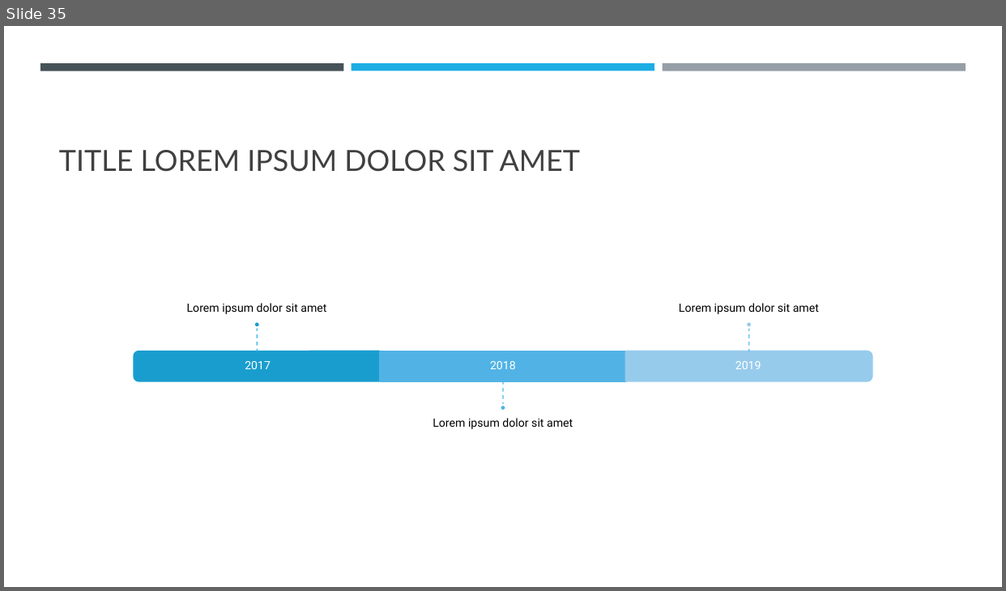
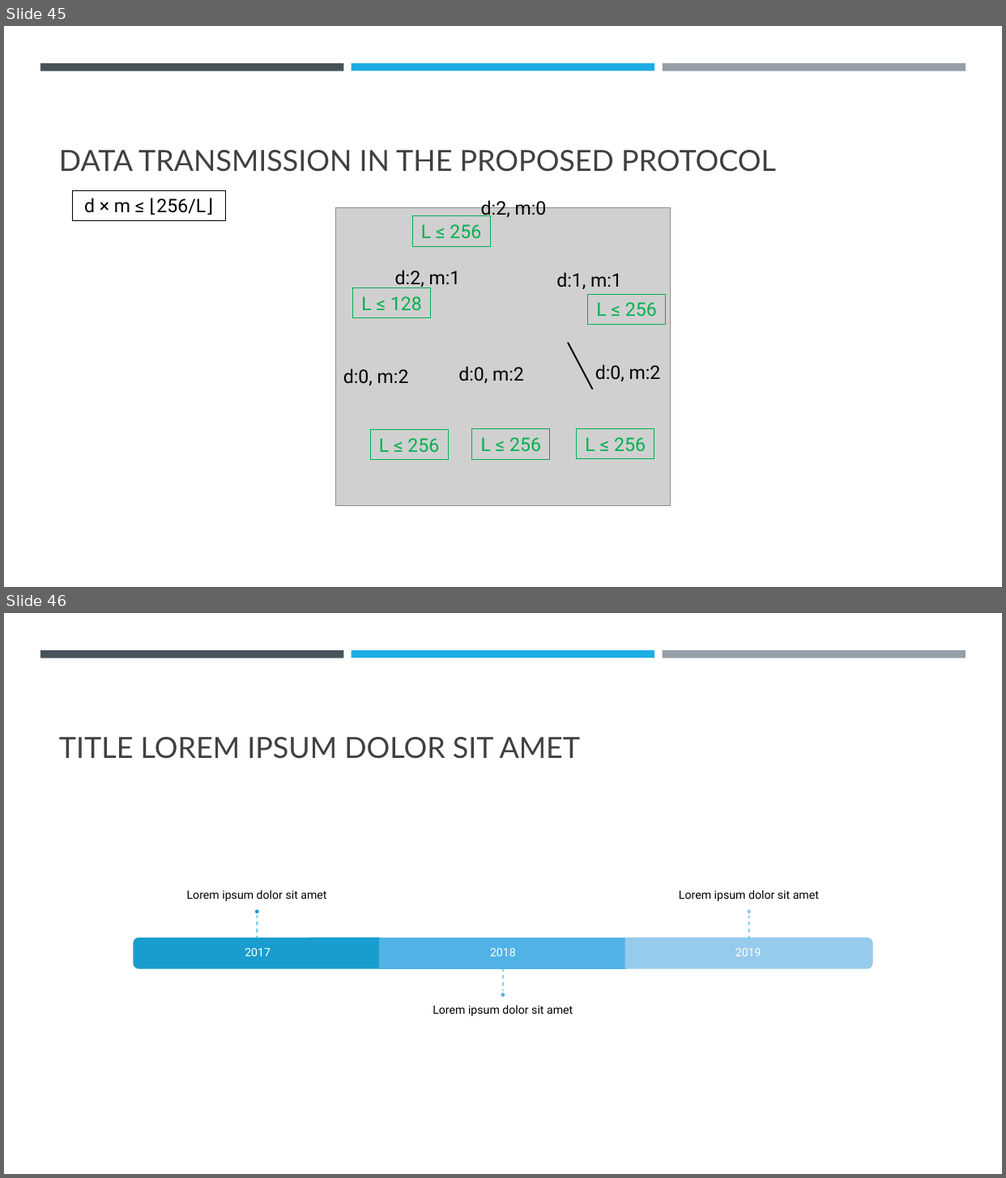
Before and after one commit to Wanarut/Review_literature, a slide deck: Multi-Hop LoRa Network Protocol with Minimized Latency.pptx. Shown one above the other, each under a label of ours: slide 35 before the commit, slides 45 and 46 after it. The pictures are 1006x591 and 1006x1178 pixels, drawn with LibreOffice and Linux fonts; fonts in the diff are those of the drawing; grey boxes stand for pictures. Boxes give left, top, right and bottom in pixels: in the first picture for what was removed or moved away, otherwise in the second. Text is boxed around its words. In the diff, an @@ line names an element or a change of style, - is before the commit and + after.

```diff
--- a/Multi-Hop LoRa Network Protocol with Minimized Latency.pptx
+++ b/Multi-Hop LoRa Network Protocol with Minimized Latency.pptx
@@ slide 45 added at <box>4,26,1002,587</box>, background #FFFFFF; not listed: 3 template elements that a slide beside it also shows @@
@@ title added at <box>59,150,776,172</box>, 28 pt, text #404040 @@
+DATA TRANSMISSION IN THE PROPOSED PROTOCOL
@@ rectangle added at <box>72,190,226,220</box>, outline #000000 0.75 pt, 18 pt, text #000000 @@
+d × m ≤ ⌊256/L⌋
@@ picture added at <box>336,208,671,506</box> @@
@@ rectangle added at <box>413,216,491,246</box>, outline #00B050 0.75 pt, 18 pt, text #00B050 @@
+L ≤ 256
@@ text added at <box>481,198,547,219</box>, 18 pt, text #000000 @@
+d:2, m:0
@@ rectangle added at <box>353,288,431,318</box>, outline #00B050 0.75 pt, 18 pt, text #00B050 @@
+L ≤ 128
@@ text added at <box>395,270,461,288</box>, 18 pt, text #000000 @@
+d:2, m:1
@@ text added at <box>556,272,622,289</box>, 18 pt, text #000000 @@
+d:1, m:1
@@ rectangle added at <box>588,294,666,324</box>, outline #00B050 0.75 pt, 18 pt, text #00B050 @@
+L ≤ 256
@@ line added from (592, 389) to (568, 343), #000000 1.5 pt @@
@@ text added at <box>595,365,661,382</box>, 18 pt, text #000000 @@
+d:0, m:2
@@ text added at <box>343,369,409,386</box>, 18 pt, text #000000 @@
+d:0, m:2
@@ text added at <box>458,366,524,383</box>, 18 pt, text #000000 @@
+d:0, m:2
@@ rectangle added at <box>370,429,448,459</box>, outline #00B050 0.75 pt, 18 pt, text #00B050 @@
+L ≤ 256
@@ rectangle added at <box>473,429,551,459</box>, outline #00B050 0.75 pt, 18 pt, text #00B050 @@
+L ≤ 256
@@ rectangle added at <box>577,429,654,459</box>, outline #00B050 0.75 pt, 18 pt, text #00B050 @@
+L ≤ 256
@@ what was slide 35 is now slide 46 @@
```
Also in this commit, not shown: 7 slides changed, 11 other slides added, 1 slide removed, 1 other file.
